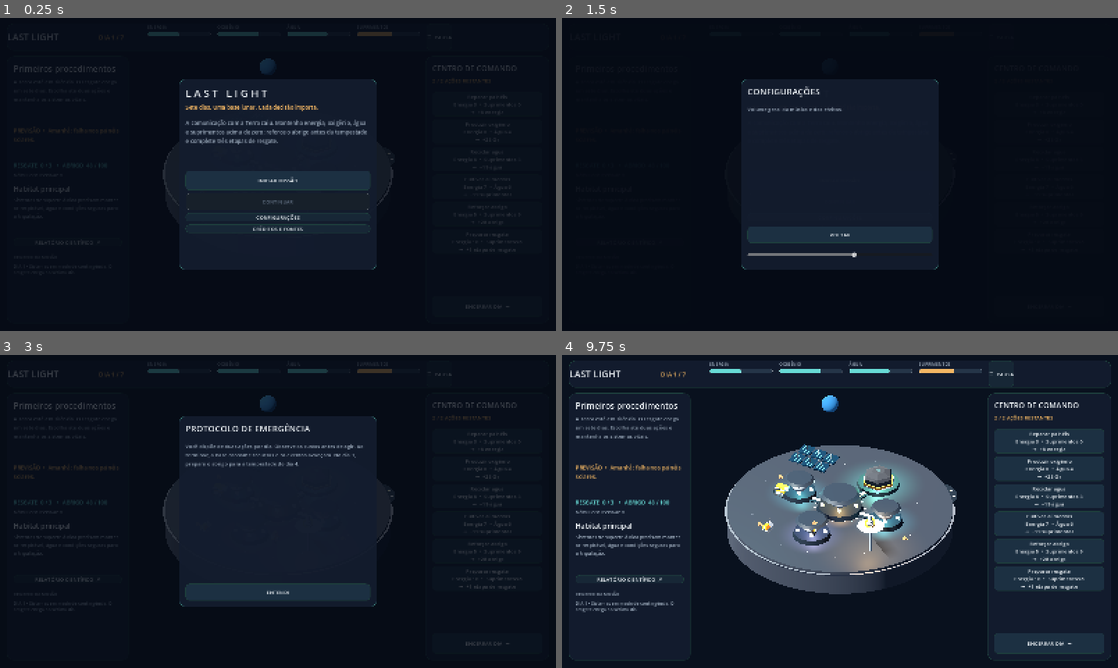
Above: before the commit, frames 1-4 (two rows, left to right).
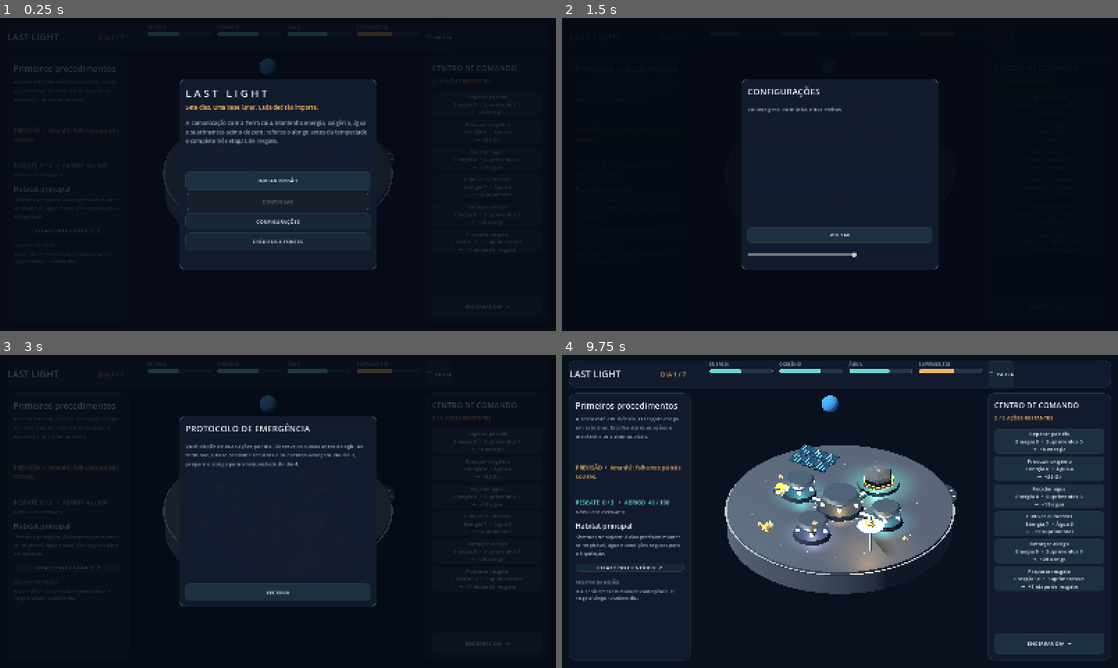
Above: after the commit, the same moments.

Repository: EduardoFagionatoFonseca/Nasa-space-challange-Last-Light
Game: Godot game, scene res://scenes/main.tscn
Same seed, same stepped clock (60 frames per second), same inputs: the game is played once before the commit and once after it.
Inputs:
- Up to frame 1 (0.25 s): no input
- Up to frame 2 (1.5 s): click "RELATÓRIO CIENTÍFICO ↗" at 0.5 s; click "CONFIGURAÇÕES" at 1.25 s
- Up to frame 3 (3 s): click "CRÉDITOS E FONTES" at 2 s; click "INICIAR MISSÃO" at 2.75 s
- Up to frame 4 (9.75 s): click "☰ PAUSA" at 3.5 s; click "Reparar painéis Energia 3 • S…" at 4.25 s; click "Produzir oxigênio Energia 8 •…" at 5 s; click "Reciclar água Energia 6 • Sup…" at 5.75 s; click "Cultivar alimentos Energia 7 …" at 6.5 s; click "Reforçar abrigo Energia 5 • S…" at 7.25 s; click "Preparar resgate Energia 10 •…" at 8 s; click "ENCERRAR DIA →" at 8.75 s; click "ENTENDI" at 9.5 s

The runs differ from the first frame. In frame 1, 0.4% of the frame differs, in the area x 6-67%, y 62-74%; in frame 2, less than 0.1%; in frame 3, less than 0.1%; in frame 4, 0.8%, in the area x 2-22%, y 66-83%.

Commit message:
Document game, test full runs and configure exports

Diff:
--- a/scripts/main.gd
+++ b/scripts/main.gd
@@ -25,6 +25,7 @@
 var rescue_label: Label
 var site_title: Label
 var site_info: Label
+var site_action_button: Button
 var log_text: RichTextLabel
 var resource_bars: Dictionary = {}
 var action_buttons: Dictionary = {}
@@ -112,7 +113,10 @@
 	module_header.custom_minimum_size.y = 24
 	site_title = _label(left_column, "", 20, WHITE)
 	site_info = _label(left_column, "", 14, MUTED); site_info.autowrap_mode = TextServer.AUTOWRAP_WORD_SMART
-	site_info.custom_minimum_size.y = 110
+	site_info.custom_minimum_size.y = 76
+	site_action_button = _button(left_column, "", true)
+	site_action_button.custom_minimum_size.y = 42
+	site_action_button.pressed.connect(_on_site_action)
 	var science_button := _button(left_column, "RELATÓRIO CIENTÍFICO  ↗", false)
 	science_button.pressed.connect(_show_science)
 	_add_divider(left_column)
@@ -136,6 +140,7 @@
 		var button := _button(right_column, text_value, true)
 		button.custom_minimum_size.y = 70
 		button.pressed.connect(_on_action.bind(action))
+		button.tooltip_text = str(spec["tip"])
 		action_buttons[action] = button
 	anomaly_button = _button(right_column, "INVESTIGAR ANOMALIA\nEnergia 4  •  +ciência", true)
 	anomaly_button.custom_minimum_size.y = 62
@@ -233,8 +238,8 @@
 	start.pressed.connect(_new_game)
 	var continue_button := _button(box, "CONTINUAR", false); continue_button.custom_minimum_size.y = 48
 	continue_button.disabled = not MissionSave.exists(); continue_button.pressed.connect(_continue_game)
-	var settings := _button(box, "CONFIGURAÇÕES", false); settings.pressed.connect(_show_settings)
-	var credits := _button(box, "CRÉDITOS E FONTES", false); credits.pressed.connect(_show_credits)
+	var settings := _button(box, "CONFIGURAÇÕES", false); settings.custom_minimum_size.y = 48; settings.pressed.connect(_show_settings)
+	var credits := _button(box, "CRÉDITOS E FONTES", false); credits.custom_minimum_size.y = 48; credits.pressed.connect(_show_credits)
 
 func _new_game() -> void:
 	MissionSave.clear(); model = MissionModel.new(); tutorial_seen = false
@@ -275,20 +280,33 @@
 
 func _end_day() -> void:
 	modal.visible = false
+	var previous: Dictionary = model.resources.duplicate(true)
+	var previous_shelter: int = model.shelter
 	model.end_day(); MissionSave.save(model); _refresh()
 	sound.cue("failure" if model.ended and not model.won else ("warning" if model.day == 4 or model.day == 6 else "click"))
 	if model.ended: _show_result()
-	else: _show_day_report()
-
-func _show_day_report() -> void:
-	_show_modal("DIA %d • %s" % [model.day, MissionConfig.DAY_TITLES[model.day]], MissionConfig.DAY_BRIEFS[model.day], [
+	else: _show_day_report(previous, previous_shelter)
+
+func _show_day_report(previous: Dictionary, previous_shelter: int) -> void:
+	var changes: Array[String] = []
+	for key in ["energy", "oxygen", "water", "supplies"]:
+		var difference: int = int(model.resources[key]) - int(previous[key])
+		changes.append("%s %+d" % [_resource_title(key), difference])
+	var body: String = MissionConfig.DAY_BRIEFS[model.day]
+	body += "\n\nBALANÇO DO DIA ANTERIOR\n" + "  •  ".join(changes)
+	if model.shelter != previous_shelter:
+		body += "\nAbrigo %+d" % (model.shelter - previous_shelter)
+	body += "\n\n" + model.log.back()
+	_show_modal("DIA %d • %s" % [model.day, MissionConfig.DAY_TITLES[model.day]], body, [
 		{"text": "ABRIR CENTRO DE COMANDO", "call": func(): modal.visible = false}
 	])
 
 func _show_result() -> void:
 	var title: String = "MISSÃO CONCLUÍDA" if model.won else "MISSÃO ENCERRADA"
 	var content: String = model.outcome + "\n\nPONTUAÇÃO: %d\nResgate: %d/3  •  Ciência: %d/1  •  Abrigo: %d/100\n\n" % [model.score(), model.rescue, model.science, model.shelter]
-	content += "As decisões mais importantes constam do registro à esquerda. Os valores são unidades didáticas."
+	content += "PAINÉIS: %s  •  FILTRO: %s\n" % ["operacionais" if model.panels_ok else "avariados", "operacional" if model.recycler_ok else "avariado"]
+	content += "PESQUISA: %s\n\n" % ("anomalia investigada" if model.science > 0 else "não realizada")
+	content += "Os valores são unidades didáticas. O registro à esquerda mostra a sequência completa da missão."
 	_show_modal(title, content, [
 		{"text": "RELATÓRIO CIENTÍFICO", "call": _show_science},
 		{"text": "NOVA MISSÃO", "call": _new_game},
@@ -301,7 +319,7 @@
 	science_text += "ENERGIA • Energia e armazenamento devem sustentar sistemas mesmo com falhas e iluminação variável.\n\n"
 	science_text += "RADIAÇÃO • Eventos solares exigem proteção. A integridade do abrigo é uma abstração didática.\n\n"
 	science_text += "CULTIVO • Plantas precisam de ambiente controlado, água, luz e nutrientes; a colheita em poucos dias é aceleração de gameplay.\n\n"
-	science_text += "Fontes: nasa.gov/reference/environmental-control-and-life-support-systems-eclss/ • nasa.gov/lunar-surface-technology/ • science.nasa.gov/biological-physical/the-challenges-of-growing-plants-in-space/"
+	science_text += "Fontes: NASA ECLSS, Lunar Surface Technology, Space Radiation e Biological & Physical Sciences. Links completos em docs/SCIENCE.md."
 	_show_modal("RELATÓRIO CIENTÍFICO", science_text, [{"text": "FECHAR", "call": func(): modal.visible = false}])
 
 func _show_credits() -> void:
@@ -317,7 +335,8 @@
 func _show_modal(title: String, body: String, buttons: Array) -> void:
 	modal.visible = true
 	for child in modal_box.get_children(): child.queue_free()
-	_label(modal_box, title, 25, WARM if title.contains("DIA") else WHITE)
+	var title_color: Color = CYAN if title == "MISSÃO CONCLUÍDA" else (RED if title == "MISSÃO ENCERRADA" else (WARM if title.contains("DIA") else WHITE))
+	_label(modal_box, title, 25, title_color)
 	_add_divider(modal_box)
 	var content := _label(modal_box, body, 15, MUTED)
 	content.autowrap_mode = TextServer.AUTOWRAP_WORD_SMART
@@ -338,6 +357,11 @@
 
 func _on_site_selected(site: String) -> void:
 	selected_site = site; _refresh_site()
+
+func _on_site_action() -> void:
+	var site_actions := {"solar": "solar", "oxygen": "oxygen", "water": "water", "greenhouse": "food", "shelter": "shelter", "antenna": "rescue"}
+	if site_actions.has(selected_site):
+		_on_action(str(site_actions[selected_site]))
 
 func _refresh() -> void:
 	world.set_model(model)
@@ -366,6 +390,12 @@
 	var key: String = "antenna" if selected_site == "landing" else selected_site
 	site_title.text = names.get(selected_site, selected_site)
 	site_info.text = MissionConfig.SCIENCE.get(key, "Área reservada à nave de resgate.")
+	var site_actions := {"solar": "solar", "oxygen": "oxygen", "water": "water", "greenhouse": "food", "shelter": "shelter", "antenna": "rescue"}
+	site_action_button.visible = site_actions.has(selected_site)
+	if site_action_button.visible:
+		var action: String = str(site_actions[selected_site])
+		site_action_button.text = str(MissionConfig.ACTIONS[action]["title"]).to_upper() + "  →"
+		site_action_button.disabled = not model.can_do(action)
 
 func _forecast() -> String:
 	match model.day:
--- /dev/null
+++ b/tests/balance_test.gd
@@ -0,0 +1,42 @@
+extends SceneTree
+
+var failures: Array[String] = []
+
+func _initialize() -> void:
+	var basic := _play(false, true)
+	var research := _play(true, true)
+	var missed_rescue := _play(false, false)
+	_check(basic.ended and basic.won, "viable winning route")
+	_check(research.ended and research.won and research.science == 1, "optional science route")
+	_check(research.score() > basic.score(), "research changes final score")
+	_check(missed_rescue.ended and not missed_rescue.won and missed_rescue.rescue == 2, "missing rescue loses")
+	var no_shelter := MissionModel.new()
+	for i in range(4): no_shelter.end_day()
+	_check(no_shelter.ended and not no_shelter.won and no_shelter.outcome.contains("abrigo"), "storm requires preparation")
+	var suffocation := MissionModel.new()
+	suffocation.resources["oxygen"] = 1
+	suffocation.end_day()
+	_check(suffocation.ended and suffocation.outcome.contains("oxigênio"), "critical resource loss")
+	if failures.is_empty():
+		print("BALANCE TESTS PASSED; base score %d, science score %d" % [basic.score(), research.score()])
+		quit(0)
+	else:
+		for item in failures: push_error(item)
+		quit(1)
+
+func _play(anomaly: bool, final_rescue: bool) -> MissionModel:
+	var mission := MissionModel.new()
+	mission.do_action("rescue"); mission.end_day()
+	mission.do_action("solar"); mission.end_day()
+	mission.do_action("shelter")
+	if anomaly: mission.inspect_anomaly()
+	mission.end_day()
+	mission.do_action("food"); mission.end_day()
+	mission.do_action("water"); mission.do_action("food"); mission.end_day()
+	mission.do_action("oxygen"); mission.do_action("rescue"); mission.end_day()
+	if final_rescue: mission.do_action("rescue")
+	mission.end_day()
+	return mission
+
+func _check(value: bool, name: String) -> void:
+	if not value: failures.append(name)
--- a/tests/capture_scene.gd
+++ b/tests/capture_scene.gd
@@ -8,11 +8,15 @@
 	var game: Node3D = scene.instantiate()
 	root.add_child(game)
 	await create_timer(0.5).timeout
-	game.menu.visible = false
-	print("EARTH SCREEN ", game.camera.unproject_position(Vector3(-6.5, 4.2, -9.0)))
-	print("PAD SCREEN ", game.camera.unproject_position(Vector3(3.15, 0.05, -3.6)))
+	var view: String = "game"
+	var arguments: PackedStringArray = OS.get_cmdline_user_args()
+	if not arguments.is_empty(): view = arguments[0]
+	if view != "menu":
+		game.menu.visible = false
+	if view == "science": game._show_science()
+	if view == "credits": game._show_credits()
 	await RenderingServer.frame_post_draw
 	var image: Image = root.get_texture().get_image()
-	image.save_png("res://test_capture.png")
+	image.save_png("res://test_capture_%s.png" % view)
 	print("CAPTURE ", image.get_size())
 	quit(0)
--- a/tests/ui_test.gd
+++ b/tests/ui_test.gd
@@ -38,6 +38,8 @@
 	_assert(restored != null and restored.won and restored.score() == game.model.score(), "restored result")
 	MissionSave.clear()
 	print("UI TEST PASSED")
+	game.queue_free()
+	await process_frame
 	quit(0)
 
 func _assert(value: bool, label: String) -> void:
Not shown, added: export_presets.cfg
Not shown, added: legal/GODOT_LICENSE.txt
Not shown, added: tests/assets_test.gd.uid
Not shown, added: tests/balance_test.gd.uid
Not shown, added: .github/workflows/build.yml
Not shown, changed: .gitignore
Not shown, changed: README.md
Not shown, added: docs/ASSETS.md
Not shown, added: docs/GAME_DESIGN.md
Not shown, added: docs/PITCH.md
Not shown, added: docs/SCIENCE.md
Not shown, added: docs/TEST_REPORT.md
